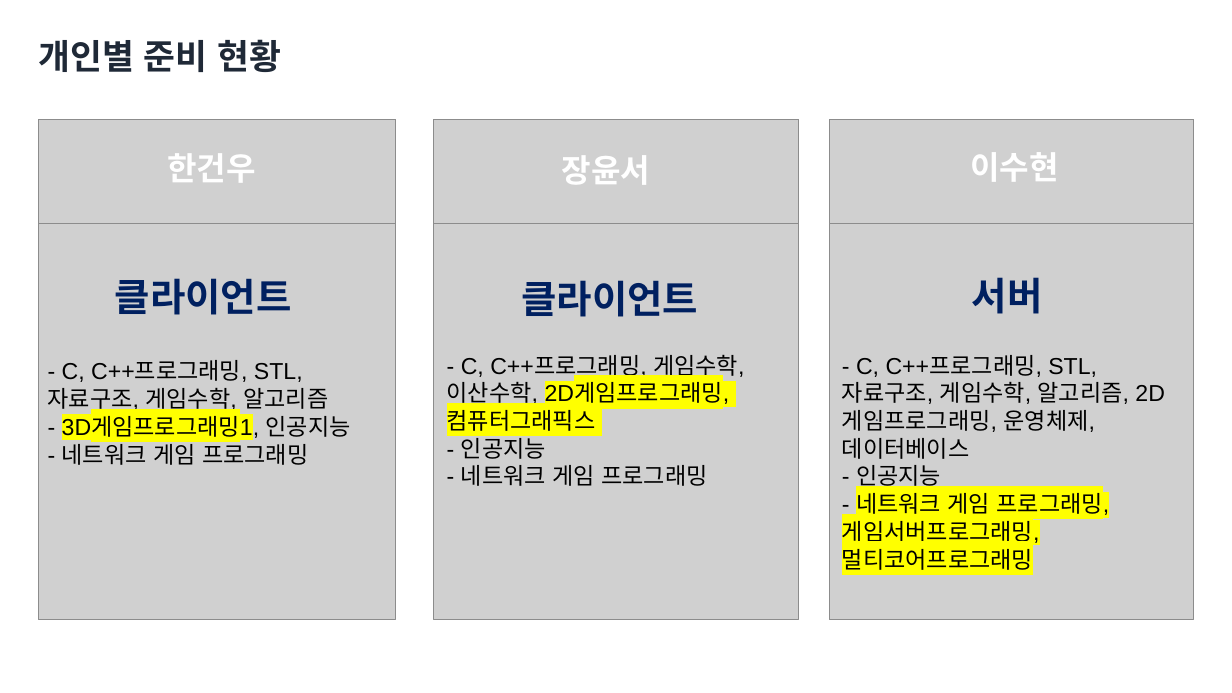
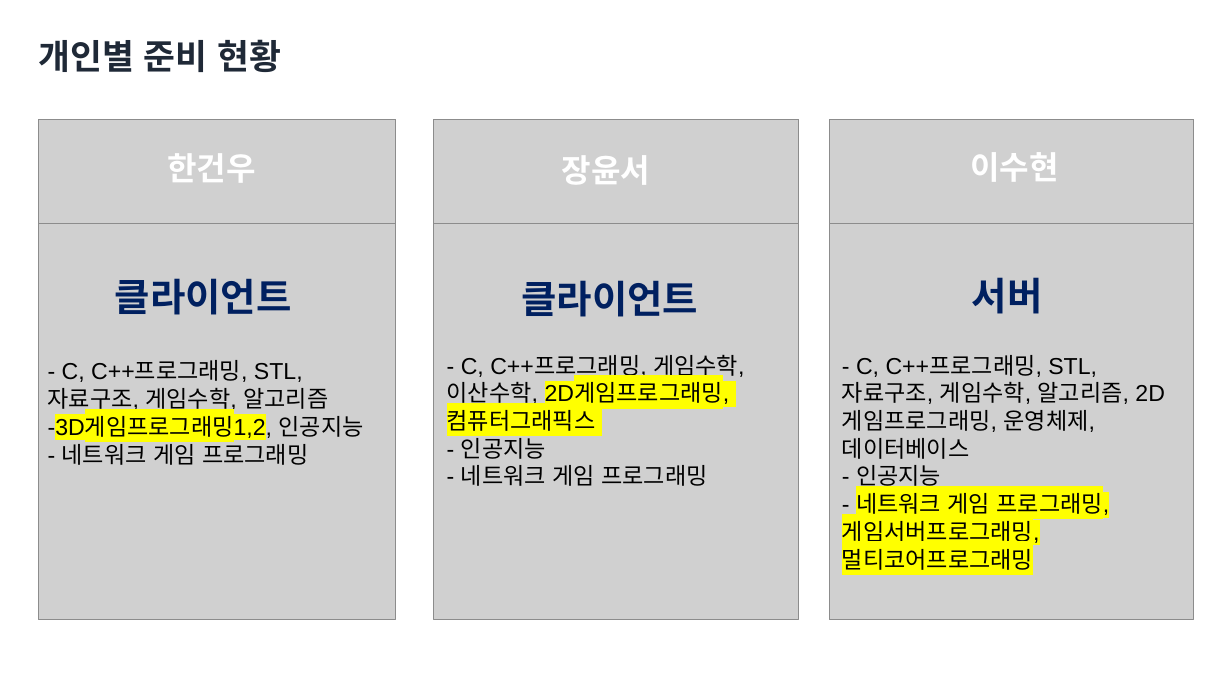
Before and after one commit to yunseo0129/2025_CapstoneGame, a slide deck: slide 14 of Design/종합설계기획.pptx. Drawn at 1232x693 pixels with LibreOffice and Linux fonts; fonts in the diff are those of the drawing; grey boxes stand for pictures; background and template pictures are left out. Boxes give left, top, right and bottom in pixels: in the first picture for what was removed or moved away, otherwise in the second. Text is boxed around its words. In the diff, an @@ line names an element or a change of style, - is before the commit and + after.

```diff
--- a/Design/종합설계기획.pptx
+++ b/Design/종합설계기획.pptx
@@ text at (48,416,364,440): text changed @@
-- 3D게임프로그래밍1, 인공지능
+-3D게임프로그래밍1,2, 인공지능
```
Also in this commit, not shown: 1 other slide changed.
